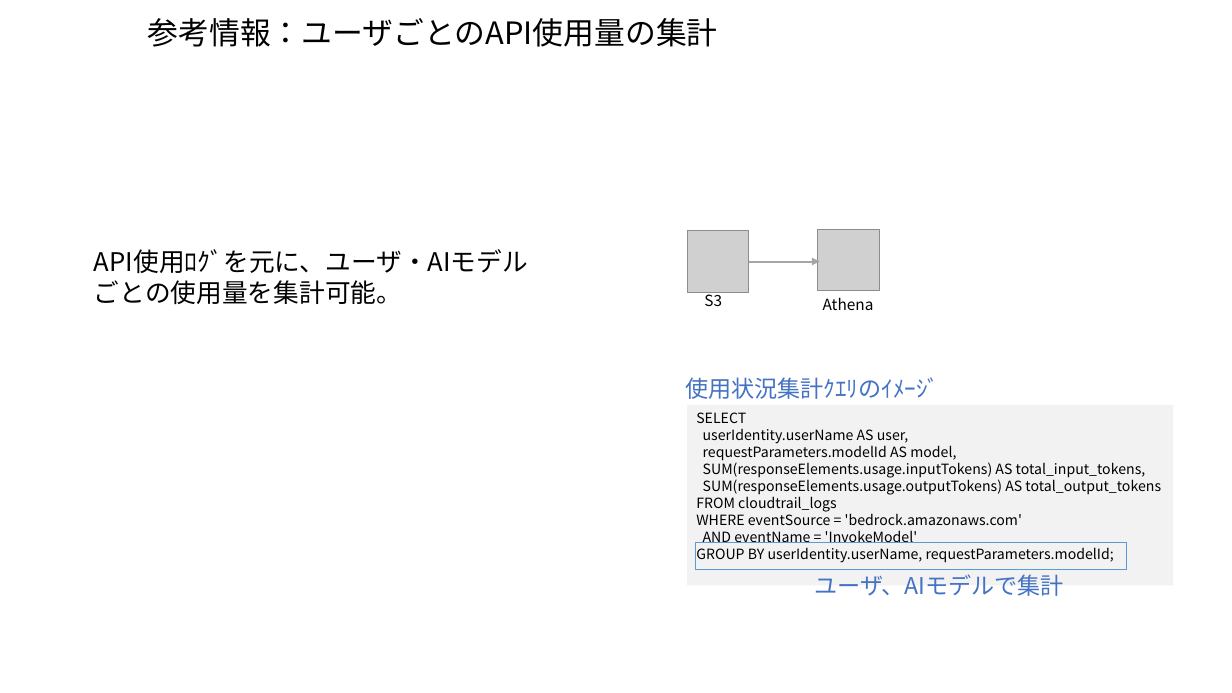
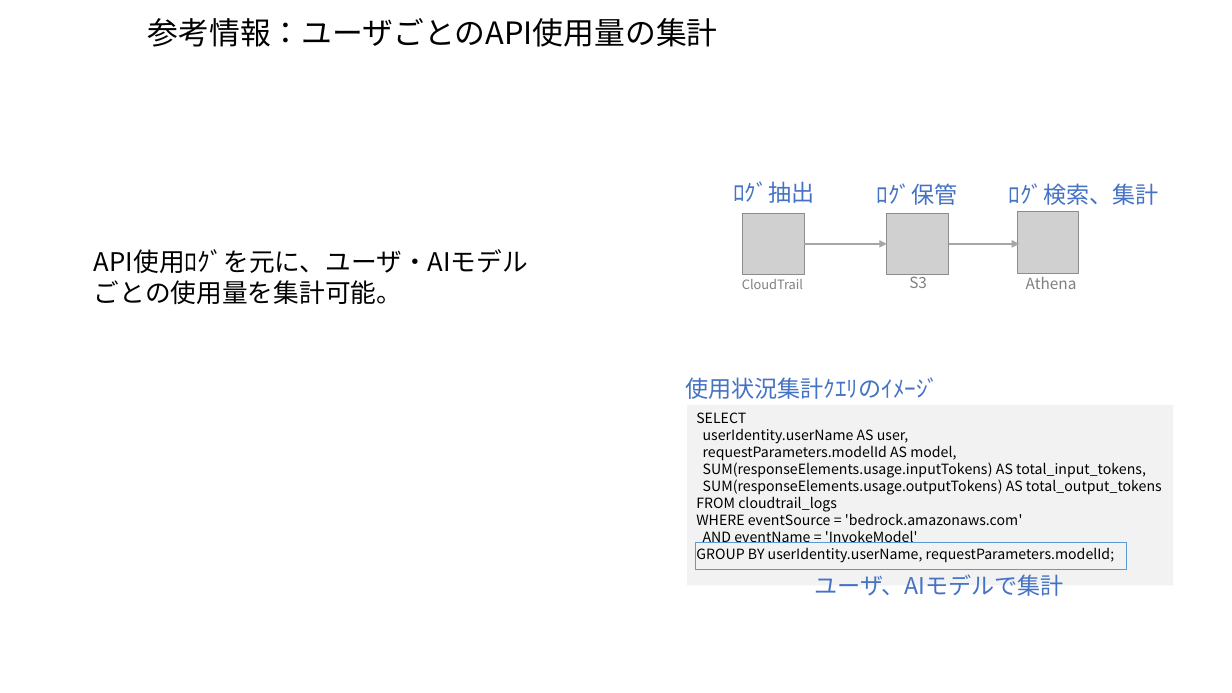
Before and after one commit to kiri0408/tyaga, a slide deck: slide 11 of aws_memo.pptx (slide 10 before the commit). Drawn at 1232x693 pixels with LibreOffice and Linux fonts; fonts in the diff are those of the drawing; grey boxes stand for pictures. Boxes give left, top, right and bottom in pixels: in the first picture for what was removed or moved away, otherwise in the second. Text is boxed around its words. In the diff, an @@ line names an element or a change of style, - is before the commit and + after.

```diff
--- a/aws_memo.pptx
+++ b/aws_memo.pptx
@@ text added at [733, 181, 814, 203], 18 pt, text #4472C4 @@
+ﾛｸﾞ抽出
@@ text added at [877, 183, 958, 205], 18 pt, text #4472C4 @@
+ﾛｸﾞ保管
@@ text added at [1009, 183, 1159, 205], 18 pt, text #4472C4 @@
+ﾛｸﾞ検索、集計
@@ picture added at [743, 213, 805, 275] @@
@@ picture: place and size @@
-picture at [688, 231, 750, 293]
+picture at [887, 213, 949, 275]
@@ picture: place and size @@
-picture at [818, 229, 880, 291]
+picture at [1018, 212, 1080, 274]
@@ arrow added from (805, 244) to (887, 244), #A6A6A6 1.5 pt @@
@@ text "S3": place and size @@
-text "S3" at [704, 290, 722, 306]
+text "S3" at [909, 273, 927, 288]
@@ text "S3" at [909, 273, 927, 288]: text colour #000000 to #808080 @@
@@ arrow moved from (749, 262) - (820, 262) to (949, 244) - (1019, 244) @@
@@ text added at [742, 279, 803, 289], 10 pt, text #808080 @@
+CloudTrail
@@ text "Athena": place and size @@
-text "Athena" at [823, 297, 874, 310]
+text "Athena" at [1026, 273, 1077, 289]
@@ text "Athena" at [1026, 273, 1077, 289]: text colour #000000 to #808080 @@
```
Also in this commit, not shown: 4 other slides changed, 3 slides added, 1 slide removed.
